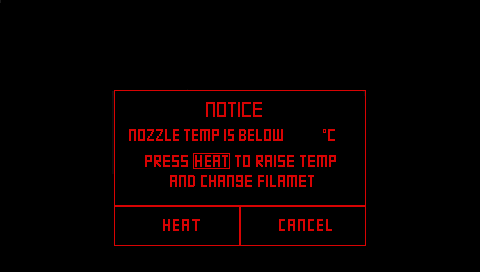
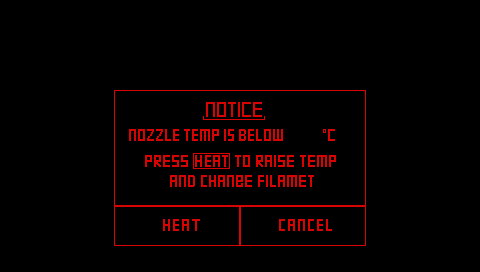
The second (480, 272) image is a revision of the first. Changes to its layers:
painted on "66_E_Warn_Single.bmp" over [0, 0, 265, 184]
